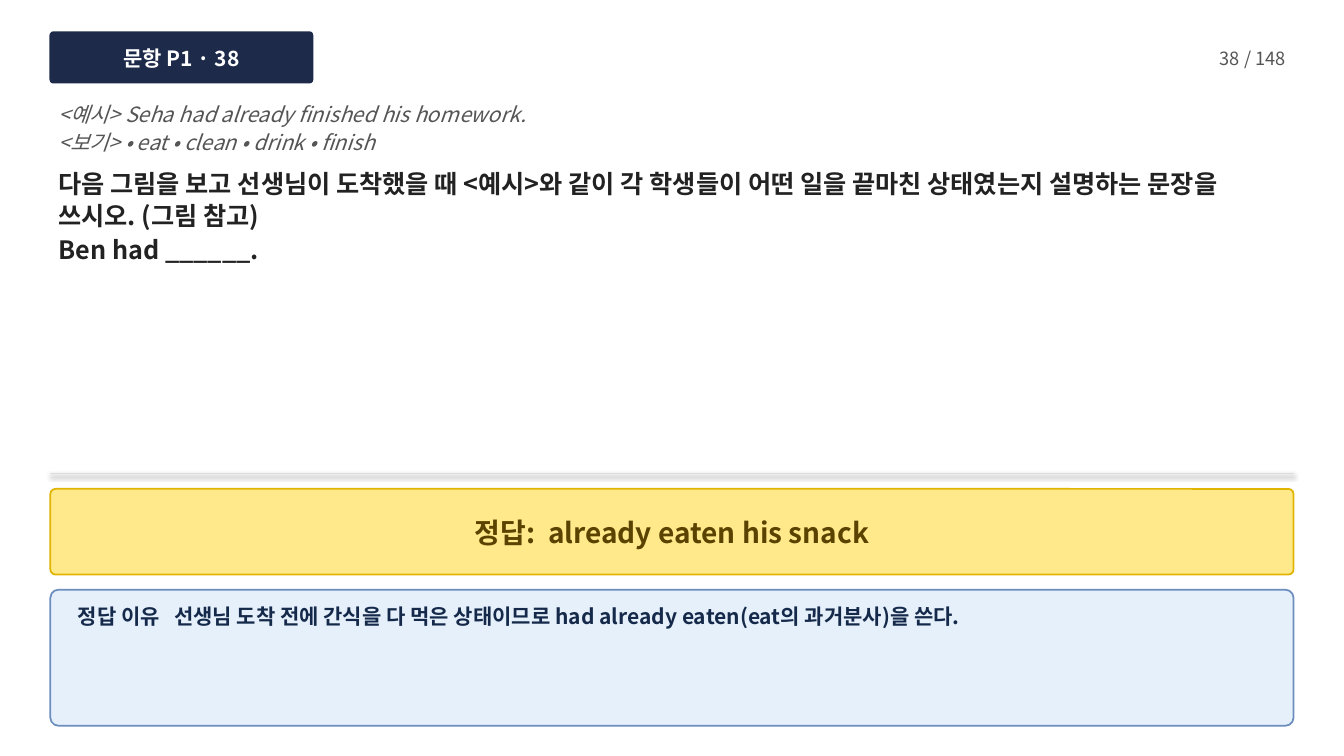
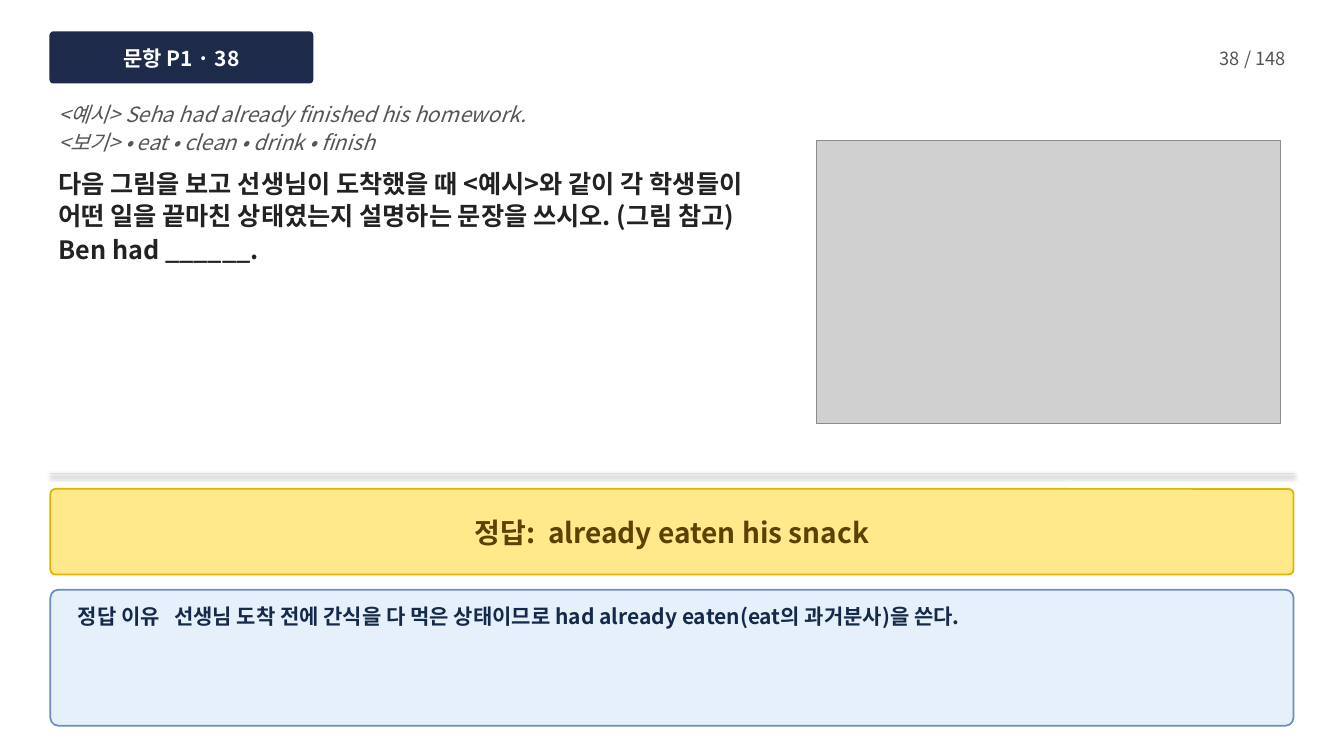
Before and after one commit to dtpman/dtpman, a slide deck: slide 39 of L6_Grammar_BuildUp.pptx. Drawn at 1344x756 pixels with LibreOffice and Linux fonts; fonts in the diff are those of the drawing; grey boxes stand for pictures. Boxes give left, top, right and bottom in pixels: in the first picture for what was removed or moved away, otherwise in the second. Text is boxed around its words. In the diff, an @@ line names an element or a change of style, - is before the commit and + after.

```diff
--- a/L6_Grammar_BuildUp.pptx
+++ b/L6_Grammar_BuildUp.pptx
@@ text "<예시> Seha had already finished ..." rewrapped from (58,104,1218,260) to (58,104,743,260) @@
@@ picture added at (817,140,1280,423) @@
```
Also in this commit, not shown: 13 other slides changed.
